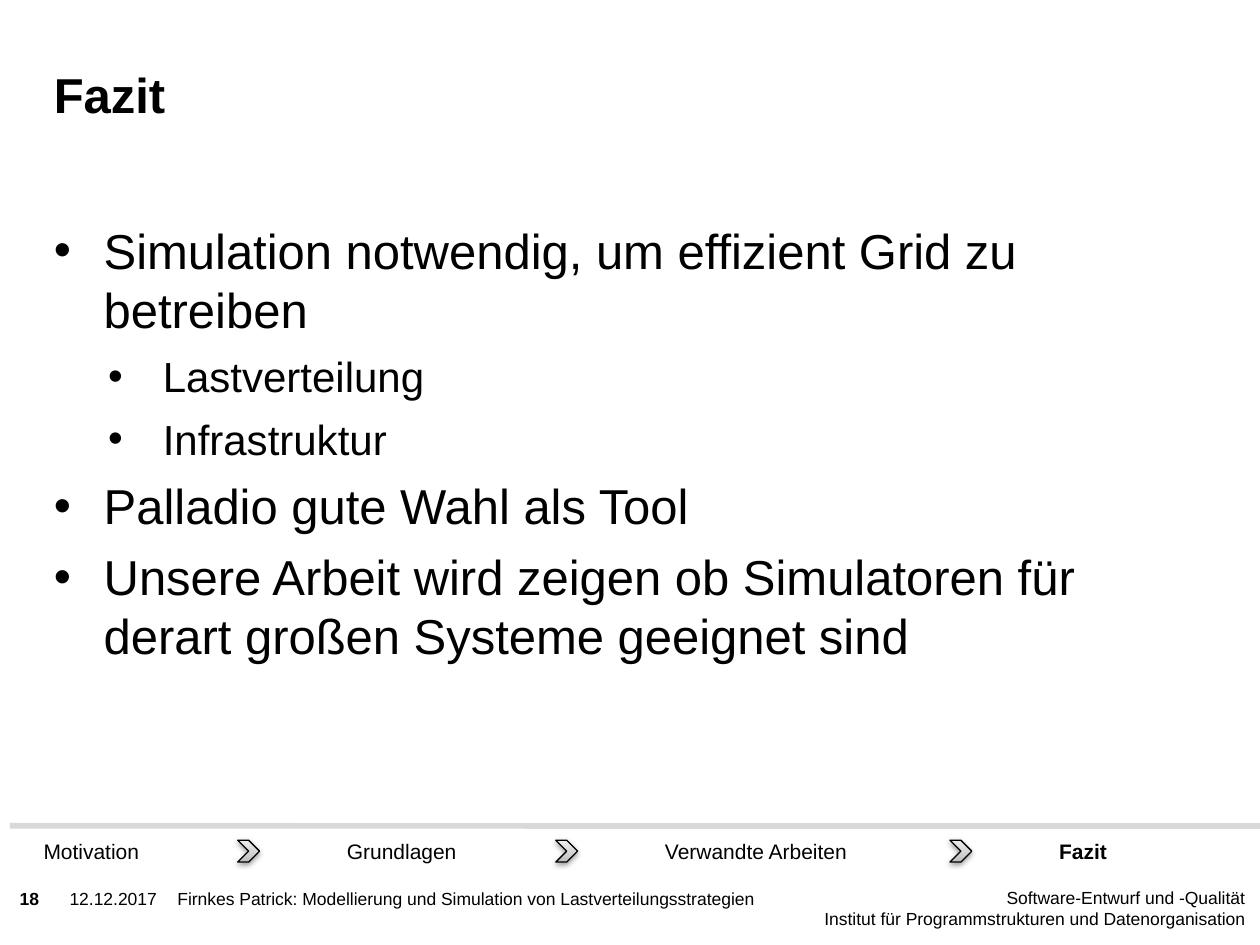
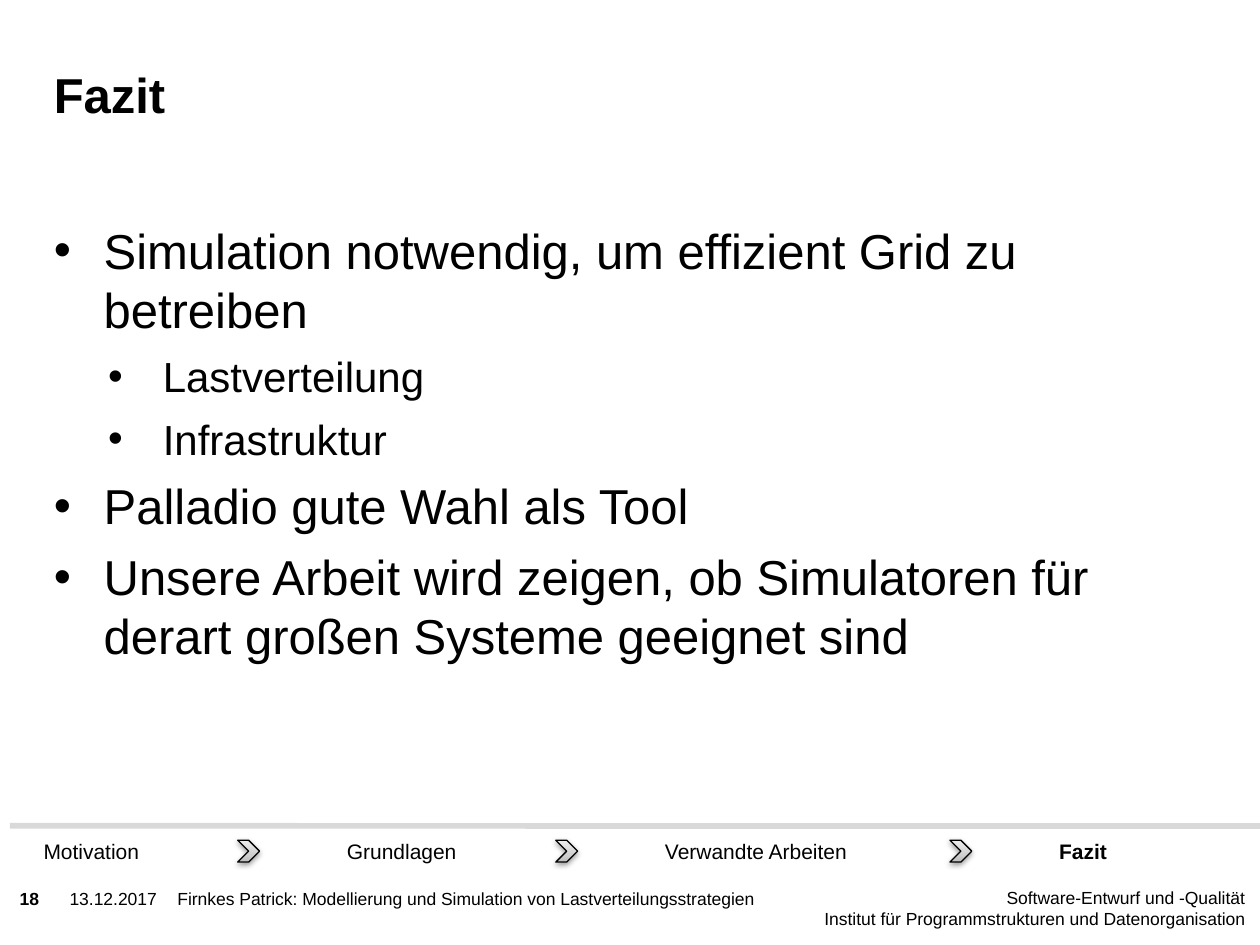
Before and after one commit to PatFirn/wlcg-loadbalancing, a slide deck: slide 18 of presentations/state-of-the-art.pptx. Drawn at 1260x945 pixels with LibreOffice and Linux fonts; fonts in the diff are those of the drawing; background and template pictures are left out. Boxes give left, top, right and bottom in pixels: in the first picture for what was removed or moved away, otherwise in the second. Text is boxed around its words. In the diff, an @@ line names an element or a change of style, - is before the commit and + after.

```diff
--- a/presentations/state-of-the-art.pptx
+++ b/presentations/state-of-the-art.pptx
@@ text at (104, 559, 1088, 664): text changed @@
-• Unsere Arbeit wird zeigen ob Simulatoren für derart großen Systeme geeignet sind
+• Unsere Arbeit wird zeigen, ob Simulatoren für derart großen Systeme geeignet sind
@@ text at (70, 892, 157, 905): text changed @@
-12.12.2017
+13.12.2017
```
Also in this commit, not shown: 22 other slides changed, 2 other files.
